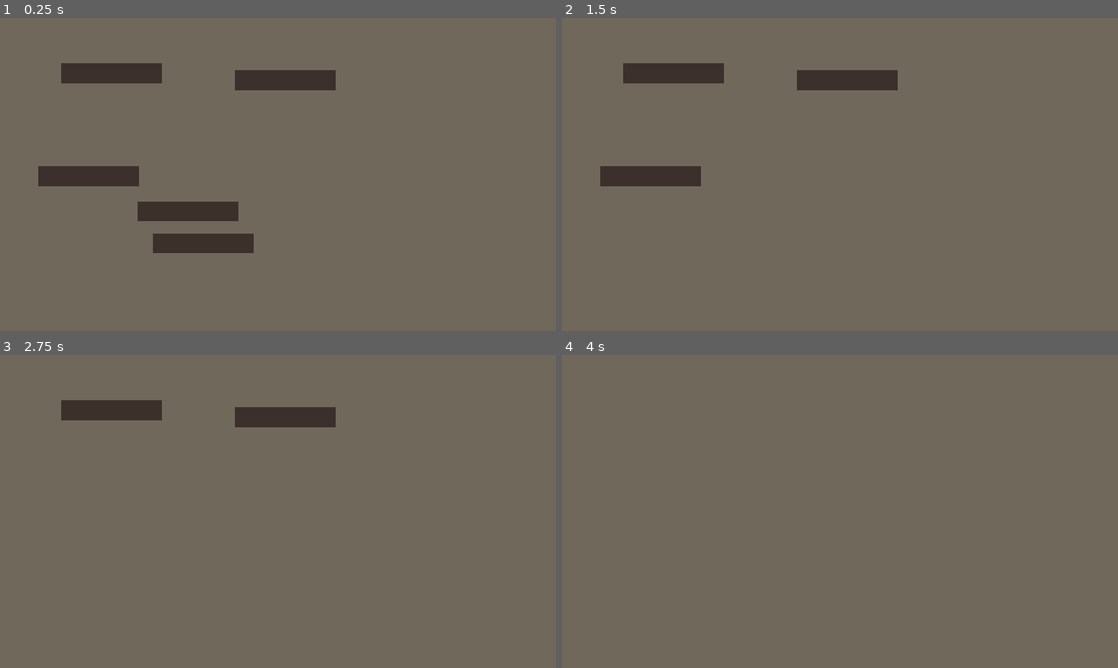
Above: before the commit, frames 1-4 (two rows, left to right).
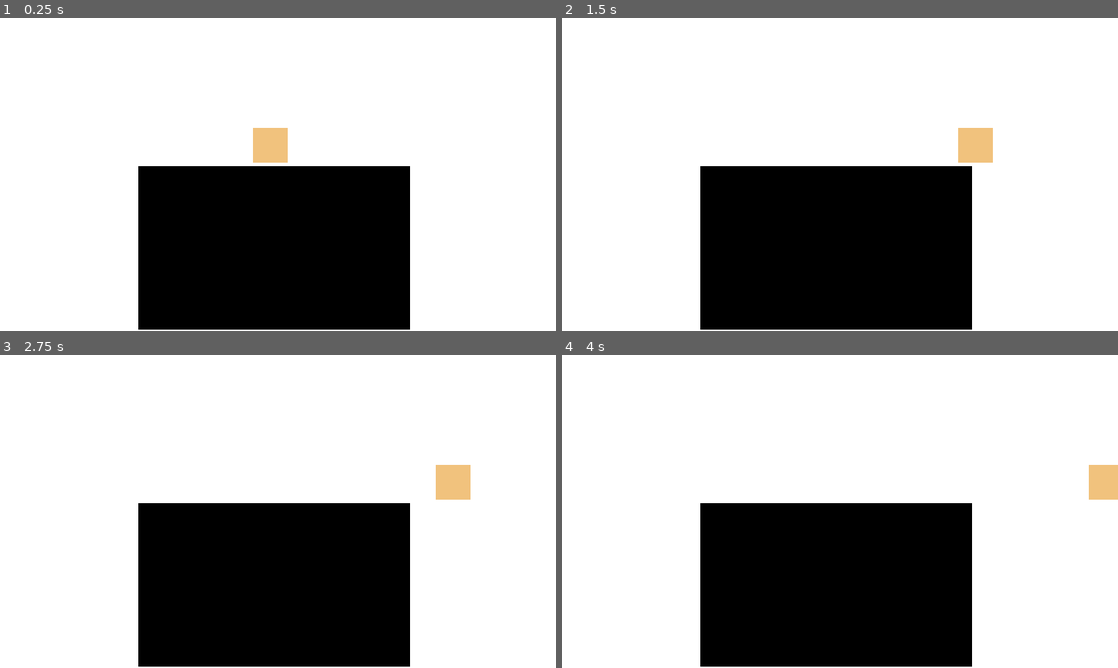
Above: after the commit, the same moments.

Repository: EthanPlant/LD56
Game: Godot game, scene res://scenes/main.tscn
The game is run twice, just before and just after one commit, with the same random seed, the same clock (stepped at 60 frames per second) and the same inputs.
Inputs (mouse positions are in pixels of both pictures, inside the frame that each line leads up to):
- Up to frame 1 (0.25 s): no input
- Up to frame 2 (1.5 s): tap Enter at 0.5 s; move the mouse to (751, 212) at 0.52 s; hold Right (ui_right) 0.53-1.28 s; click (751, 212) at 0.6 s; move the mouse to (767, 243) at 1.27 s; hold Left (ui_left) from 1.28 s (still down); click (767, 243) at 1.35 s
- Up to frame 3 (2.75 s): move the mouse to (88, 511) at 2.02 s; release Left (ui_left) at 2.03 s; hold Right (ui_right) from 2.03 s (still down); click (88, 511) at 2.1 s
- Up to frame 4 (4 s): move the mouse to (845, 417) at 2.77 s; click (845, 417) at 2.85 s; tap Space at 3.5 s; move the mouse to (673, 411) at 3.52 s; release Right (ui_right) at 3.53 s; hold Left (ui_left) from 3.53 s (still down); click (673, 411) at 3.6 s

The runs differ from the first frame. In frame 1, 100% of the frame differs, in the area x 0-100%, y 0-100%; in frame 2, 100%; in frame 3, 100%; in frame 4, 100%.

Commit message:
Cat petting minigame

Diff:
--- a/project.godot
+++ b/project.godot
@@ -25,6 +25,22 @@
 
 [input]
 
+ui_left={
+"deadzone": 0.5,
+"events": [Object(InputEventKey,"resource_local_to_scene":false,"resource_name":"","device":0,"window_id":0,"alt_pressed":false,"shift_pressed":false,"ctrl_pressed":false,"meta_pressed":false,"pressed":false,"keycode":4194319,"physical_keycode":0,"key_label":0,"unicode":0,"location":0,"echo":false,"script":null)
+, Object(InputEventJoypadButton,"resource_local_to_scene":false,"resource_name":"","device":0,"button_index":13,"pressure":0.0,"pressed":false,"script":null)
+, Object(InputEventJoypadMotion,"resource_local_to_scene":false,"resource_name":"","device":0,"axis":0,"axis_value":-1.0,"script":null)
+, Object(InputEventKey,"resource_local_to_scene":false,"resource_name":"","device":-1,"window_id":0,"alt_pressed":false,"shift_pressed":false,"ctrl_pressed":false,"meta_pressed":false,"pressed":false,"keycode":0,"physical_keycode":65,"key_label":0,"unicode":97,"location":0,"echo":false,"script":null)
+]
+}
+ui_right={
+"deadzone": 0.5,
+"events": [Object(InputEventKey,"resource_local_to_scene":false,"resource_name":"","device":0,"window_id":0,"alt_pressed":false,"shift_pressed":false,"ctrl_pressed":false,"meta_pressed":false,"pressed":false,"keycode":4194321,"physical_keycode":0,"key_label":0,"unicode":0,"location":0,"echo":false,"script":null)
+, Object(InputEventJoypadButton,"resource_local_to_scene":false,"resource_name":"","device":0,"button_index":14,"pressure":0.0,"pressed":false,"script":null)
+, Object(InputEventJoypadMotion,"resource_local_to_scene":false,"resource_name":"","device":0,"axis":0,"axis_value":1.0,"script":null)
+, Object(InputEventKey,"resource_local_to_scene":false,"resource_name":"","device":-1,"window_id":0,"alt_pressed":false,"shift_pressed":false,"ctrl_pressed":false,"meta_pressed":false,"pressed":false,"keycode":0,"physical_keycode":68,"key_label":0,"unicode":100,"location":0,"echo":false,"script":null)
+]
+}
 click={
 "deadzone": 0.5,
 "events": [Object(InputEventMouseButton,"resource_local_to_scene":false,"resource_name":"","device":-1,"window_id":0,"a …(253 unchanged characters)…
--- /dev/null
+++ b/scenes/minigames/pet_cat/pet_cat.tscn
@@ -0,0 +1,26 @@
+[gd_scene load_steps=2 format=3 uid="uid://xoo34qrfc2oi"]
+
+[ext_resource type="Script" path="res://scripts/minigames/pet_cat/pet_cat.gd" id="1_owcr8"]
+
+[node name="PetCat" type="Node2D"]
+script = ExtResource("1_owcr8")
+hand_speed = 300
+
+[node name="ColorRect" type="ColorRect" parent="."]
+custom_minimum_size = Vector2(640, 360)
+offset_right = 40.0
+offset_bottom = 40.0
+
+[node name="ColorRect2" type="ColorRect" parent="."]
+offset_left = 159.0
+offset_top = 170.0
+offset_right = 472.0
+offset_bottom = 358.0
+color = Color(0, 0, 0, 1)
+
+[node name="Hand" type="ColorRect" parent="."]
+offset_left = 291.0
+offset_top = 126.0
+offset_right = 331.0
+offset_bottom = 166.0
+color = Color(0.945098, 0.760784, 0.490196, 1)
--- a/scripts/minigames/minigame_player.gd
+++ b/scripts/minigames/minigame_player.gd
@@ -1,6 +1,6 @@
 extends Node2D
 
-var _minigames = ["feed_cats", "clean_litter"]
+var _minigames = ["feed_cats", "clean_litter", "pet_cat"]
 var _current_game
 
 func _ready() -> void:
--- /dev/null
+++ b/scripts/minigames/pet_cat/pet_cat.gd
@@ -0,0 +1,14 @@
+extends Minigame
+
+@export var hand_speed = 200
+var _hand_dir = 0
+
+func _process(delta: float) -> void:
+    if Input.is_action_pressed("ui_right"):
+        _hand_dir = 1
+    elif Input.is_action_pressed("ui_left"):
+        _hand_dir = -1
+    else:
+        _hand_dir = 0
+
+    $Hand.position.x += hand_speed * delta * _hand_dir
